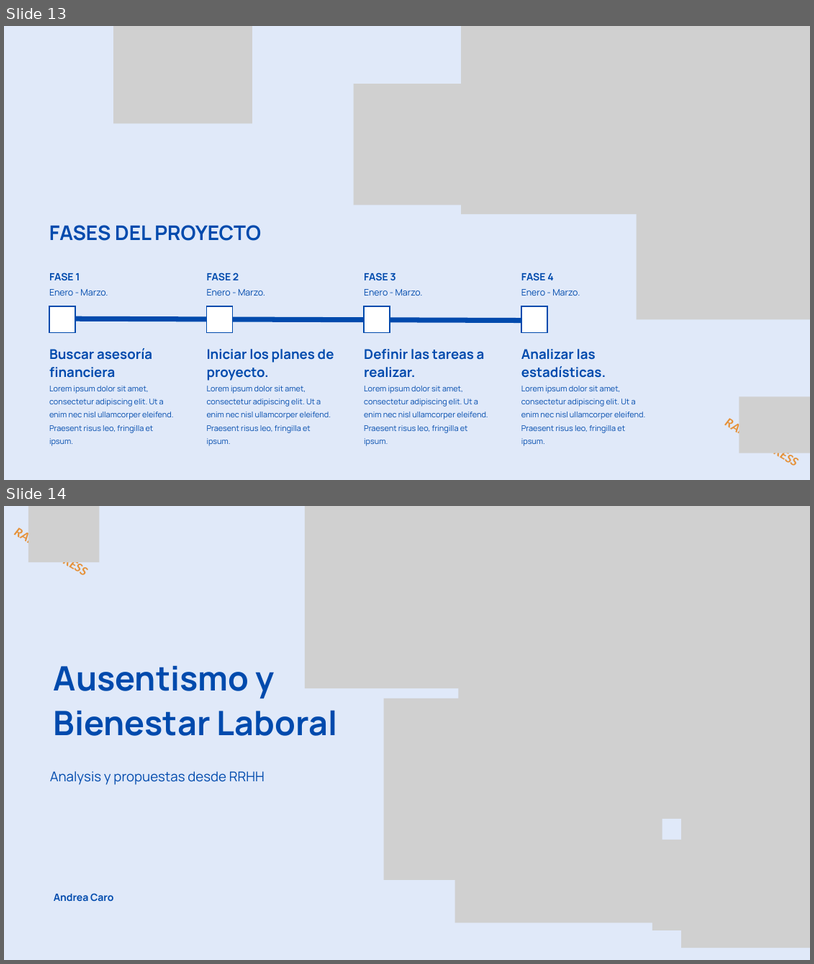
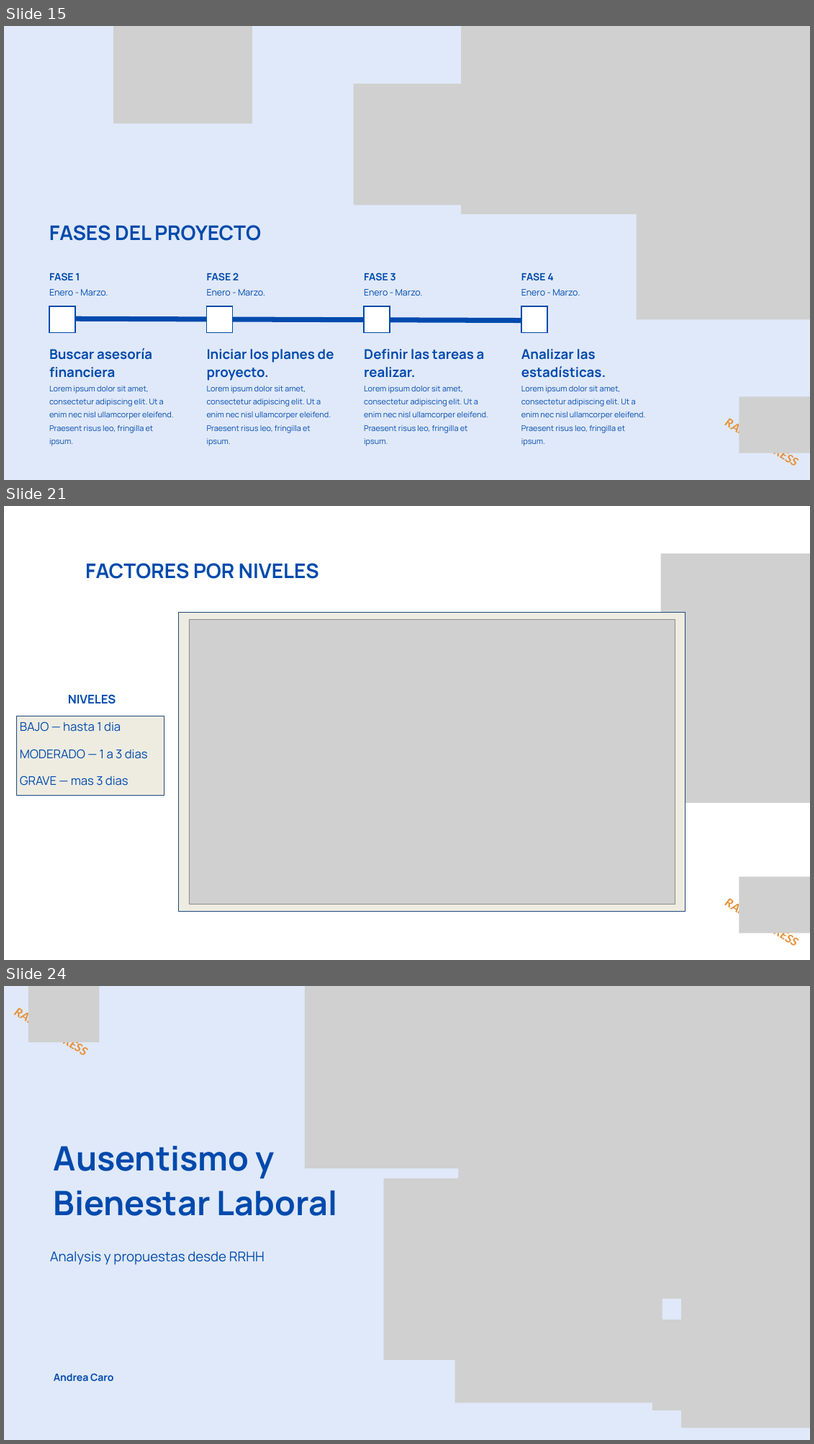
Before and after one commit to ITACADEMYprojectes/ProjecteData, a slide deck: Equip_28/Results/Analisis_PAP_and_ABL_RapidExpres_2026_04_05.pptx. Shown one above the other, each under a label of ours: slides 13 and 14 before the commit, slides 15, 21 and 24 after it; the slides between them are not shown. The pictures are 814x964 and 814x1444 pixels, drawn with LibreOffice and Linux fonts; fonts in the diff are those of the drawing; grey boxes stand for pictures. Boxes give left, top, right and bottom in pixels: in the first picture for what was removed or moved away, otherwise in the second. Text is boxed around its words. In the diff, an @@ line names an element or a change of style, - is before the commit and + after.

```diff
--- a/Equip_28/Results/Analisis_PAP_and_ABL_RapidExpres_2026_04_05.pptx
+++ b/Equip_28/Results/Analisis_PAP_and_ABL_RapidExpres_2026_04_05.pptx
@@ slide 21 added at <box>4,506,810,960</box>, background #FFFFFF @@
@@ text added at <box>85,563,319,579</box>, 36 pt, text #004AAD, bold @@
+FACTORES POR NIVELES
@@ picture added at <box>661,554,810,803</box> @@
@@ rectangle added at <box>178,612,685,911</box>, fill #EEECE1, outline #1F497D 0.75 pt @@
@@ picture added at <box>189,619,675,904</box> @@
@@ text added at <box>20,694,148,785</box>, 21.5 pt, text #004AAD @@
+NIVELES
+BAJO — hasta 1 dia
+MODERADO — 1 a 3 dias
+GRAVE — mas 3 dias
@@ rectangle added at <box>16,716,165,795</box>, fill #EEECE1, outline #1F497D 0.75 pt @@
@@ text added at <box>715,888,809,960</box>, 23 pt, text #E69138, bold, italic @@
+RAPID EXPRESS
@@ picture added at <box>739,877,810,932</box> @@
@@ what was slide 13 is now slide 15 @@
@@ what was slide 14 is now slide 24 @@
```
Also in this commit, not shown: 4 slides changed, 13 other slides added, 3 slides removed, 2 other files.
